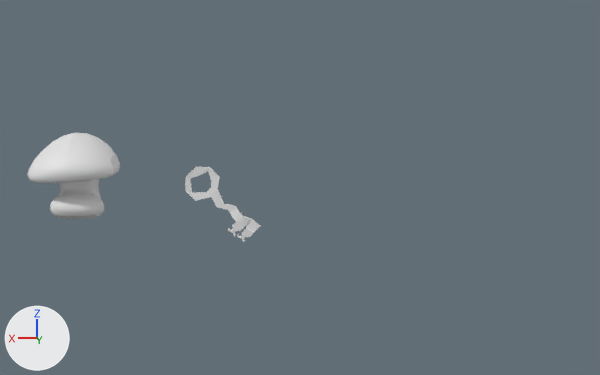
One commit to the Blender file Assets/Blends/Pickups.blend: the scene before it, then after it.
Camera for both pictures: a camera (50 mm lens) standing at (-8.5, 46.5, 4.6) and looking at (-12.2, 0.0, 1.2). Every picture has the same lights, and +X, +Y and +Z are marked at lower left.
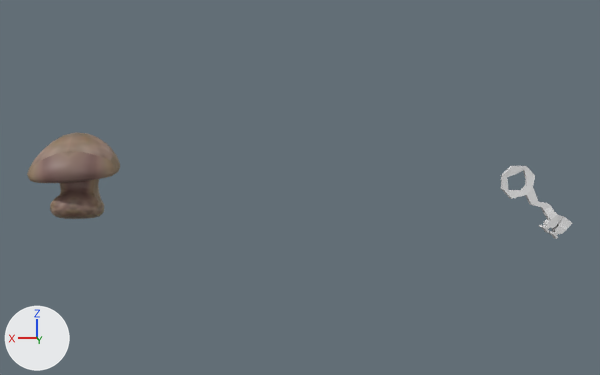
Boxes [x1, y1, x2, y2] around the edits, measured in the pictures (600 x 375 px):
'Cube', surface changed (white to brown)
    both: [27, 133, 120, 219]
'Cylinder.001', moved
    before: [185, 167, 261, 242]
    after: [501, 166, 572, 239]

Edits to the bpy script that builds the scene:
```text
Add img_grass2_png:
    img_grass2_png = load_image('Grass2.png', '../Textures/Grass2.png', 64, 64, 'sRGB')
Change mat_material:
    remove mat_material.base_color = (0.8, 0.8, 0.8)  # white #e7e7e7
    add mat_material.texture = img_grass2_png
Change ob_cylinder_001:
    ob_cylinder_001.location: (-6.81, 0.0, 1.48) -> (-24.44, 0.0, 1.48)
```
